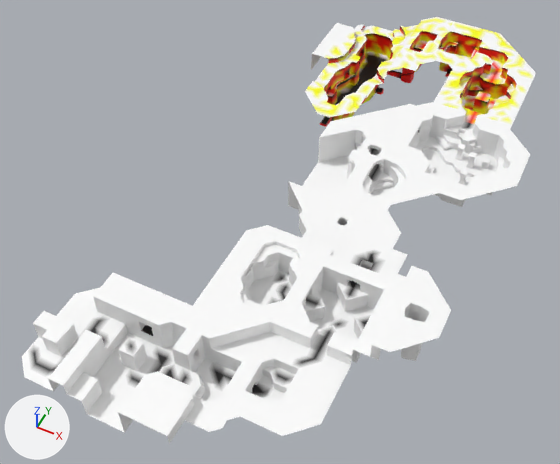
The glTF model Models/level-6.glb as it was, and as the next commit left it.
Before and after are seen from a 50 mm camera at (121.5, -304.6, 270.3) aimed at (10.8, -83.1, -6.5). The axes (+X, +Y, +Z) are drawn at lower left. The lights are the same throughout. The older version comes first. Vertices at exactly the same position are counted once.

In view in the first picture: 'level-6'.
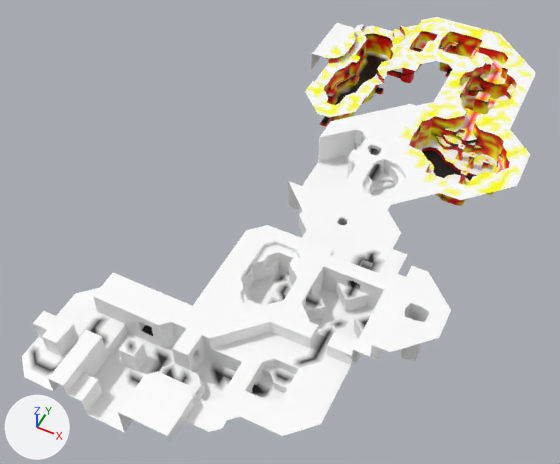
Commit message: working on level 6

Pixel boxes [x1, y1, x2, y2] of what changed, in the pictures (560 x 464 px; the box of a moved part takes in the faces that stretch with it):
part 1 of me_level_6, moved or reshaped
    before: [399, 111, 510, 204]
    after: [399, 111, 509, 204]
part 2 of me_level_6, recoloured (white to yellow)
    both: [397, 102, 530, 206]

The change in detail:
me_level_6 is used by ob_level_6; location (0.0, 0.0, 0.0).
me_level_6 had 5655 vertices, 11004 faces and spanned x -45.0..105.0, y -207.0..98.0, z -12.0..30.0.
me_level_6 now has 5764 vertices, 11222 faces and spans x -45.0..105.0, y -207.0..98.0, z -12.0..30.0.
me_level_6 part 1: 62 vertices moved from x 49.0..94.0, y -32.0..14.0, z -6.0..11.0 to x 48.0..96.0, y -32.0..14.0, z -6.0..11.0; 66 vertices removed from x 42.0..94.0, y -32.0..7.0, z -4.0..11.0; 175 vertices added at x 42.0..96.0, y -32.0..14.0, z -4.0..11.0.
me_level_6 part 2: 1082 kept faces spanning x -45.0..105.0, y -203.0..28.0, z -6.0..12.0 get new vertex colours.
